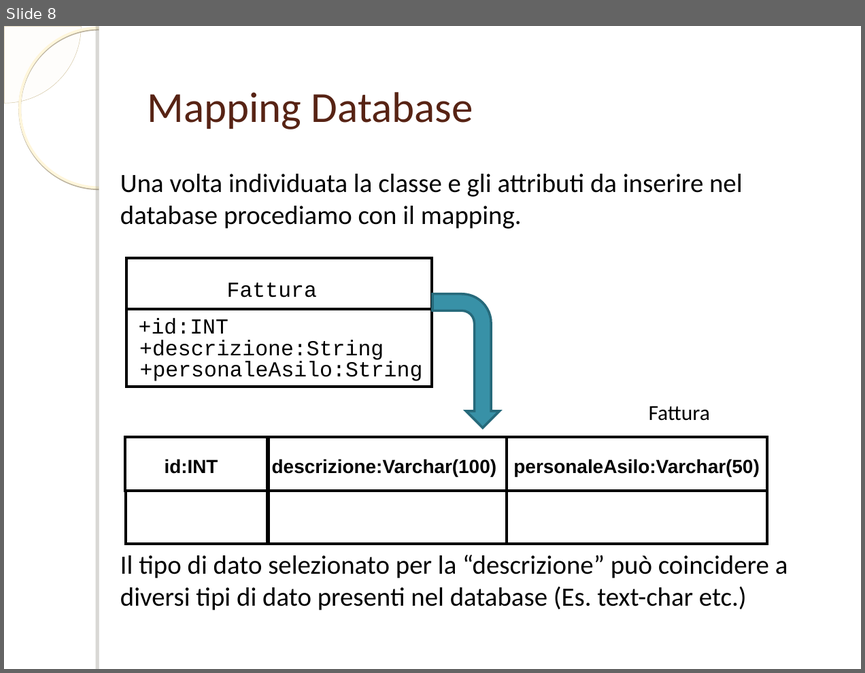
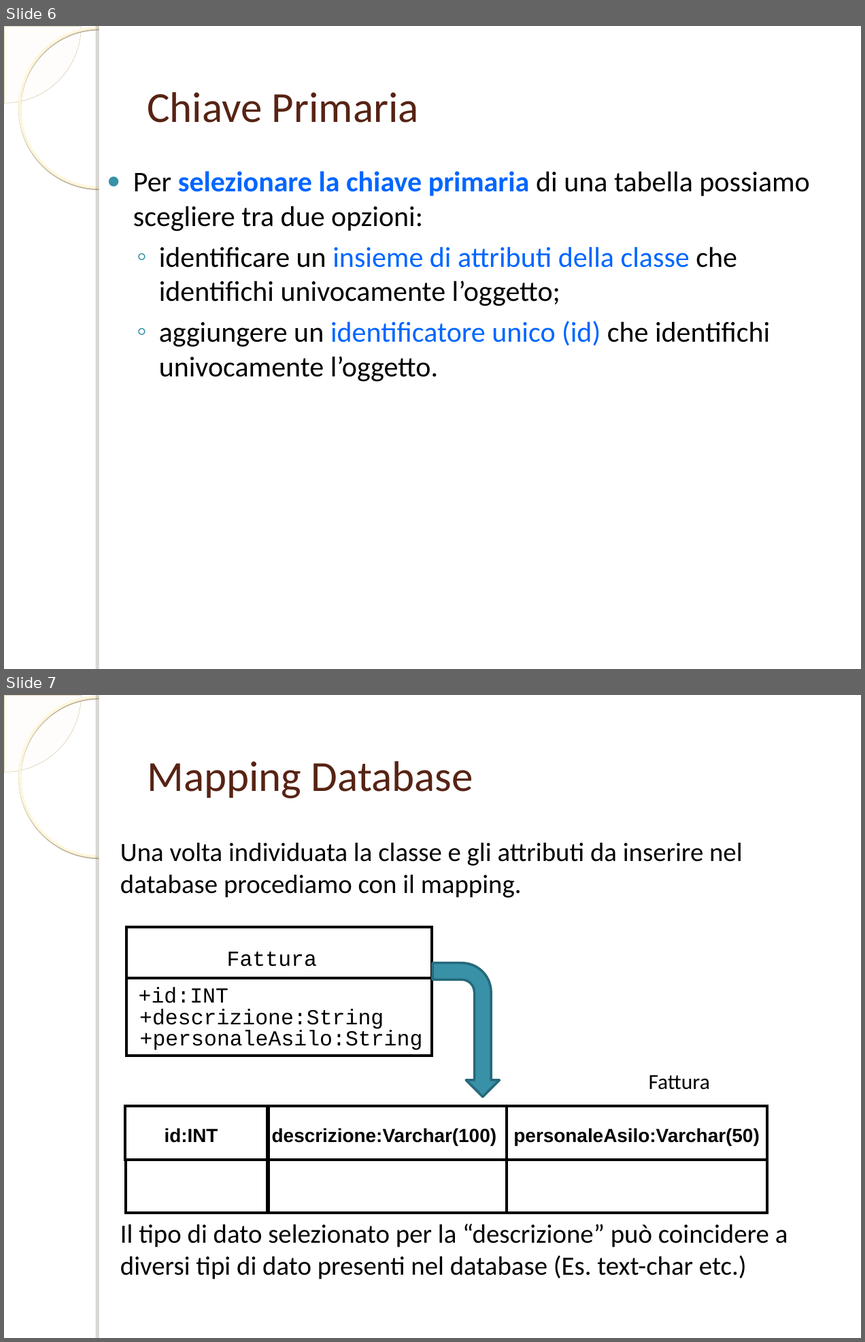
Before and after one commit to ammirate/at-silo, a slide deck: documenti_comuni/PresentazioneDB.ppt. Shown one above the other, each under a label of ours: slide 8 before the commit, slides 6 and 7 after it. The pictures are 865x673 and 865x1342 pixels, drawn with LibreOffice and Linux fonts; fonts in the diff are those of the drawing; background and template pictures are left out. Boxes give left, top, right and bottom in pixels: in the first picture for what was removed or moved away, otherwise in the second. Text is boxed around its words. In the diff, an @@ line names an element or a change of style, - is before the commit and + after.

```diff
--- a/documenti_comuni/PresentazioneDB.ppt
+++ b/documenti_comuni/PresentazioneDB.ppt
@@ slide 6 added at [4,26,861,669], background picture (left out); not listed: 4 template elements that a slide beside it also shows @@
@@ title added at [147,92,419,123], 36 pt, text #572314 @@
+Chiave Primaria
@@ text added at [133,171,809,382], 24 pt, text #000000 @@
+● Per selezionare la chiave primaria di una tabella possiamo scegliere tra due opzioni:
+  ◦ identificare un insieme di attributi della classe che identifichi univocamente l’oggetto;
+  ◦ aggiungere un identificatore unico (id) che identifichi univocamente l’oggetto.
@@ what was slide 8 is now slide 7 @@
```
Also in this commit, not shown: 3 slides changed, 8 other slides added, 10 slides removed.
